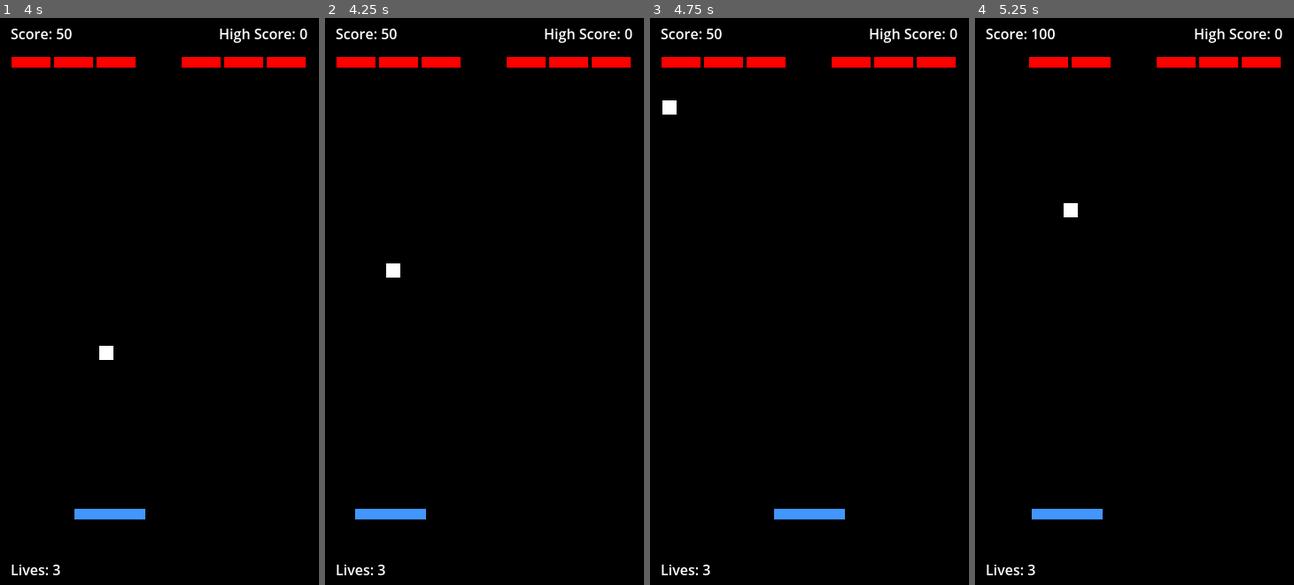
Above: before the commit, frames 1-4 (left to right).
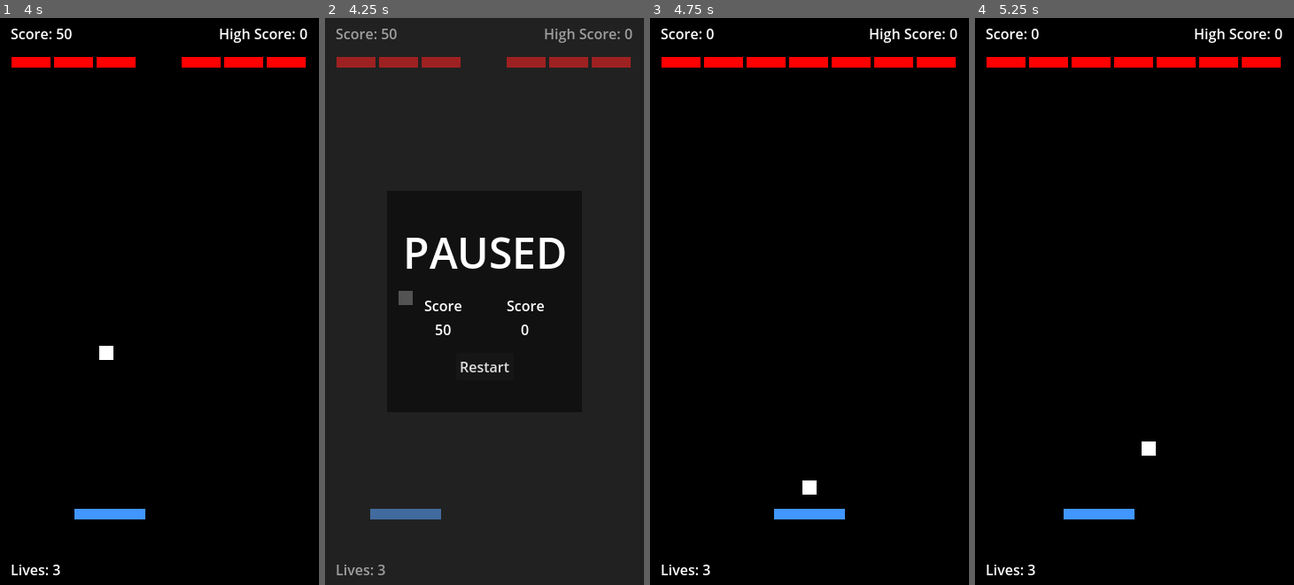
Above: after the commit, the same moments.

Repository: thelastbucuc/20-Games-Challenge-2-Breakout
Game: Godot game, scene res://Scenes/Main/Main.tscn
Same seed, same stepped clock (60 frames per second), same inputs: the game is played once before the commit and once after it.
Inputs (mouse positions are in pixels of both pictures, inside the frame that each line leads up to):
- Up to frame 1 (4 s): tap Enter at 0.5 s; move the mouse to (229, 273) at 0.52 s; hold D (right) 0.53-1.28 s; tap Space (launch) every 0.75 s from 0.6 to 3.6 s; click (229, 273) at 0.67 s; move the mouse to (95, 329) at 1.27 s; hold A (left) 1.28-2.03 s; move the mouse to (191, 176) at 2.02 s; hold D (right) 2.03-3.53 s; move the mouse to (143, 414) at 2.77 s; click (143, 414) at 2.92 s; move the mouse to (255, 386) at 3.52 s; hold A (left) from 3.53 s (still down)
- Up to frame 2 (4.25 s): keep holding A (left); tap Escape (pause) at 4.15 s
- Up to frame 3 (4.75 s): release A (left) at 4.25 s; click (809, 363) at 4.25 s, where only the run after the commit has a clickable "Restart"
- Up to frame 4 (5.25 s): move the mouse to (1038, 216) at 5.02 s; hold A (left) from 5.03 s (still down); tap Space (launch) at 5.1 s

Frame 1 is identical in both runs. In frame 2, 78% of the frame differs, in the area x 0-100%, y 0-100%; in frame 3, 0.5%; in frame 4, 1.1%.

Commit message:
added pause menu

Diff:
--- a/Scenes/GameUi/GameUi.gd
+++ b/Scenes/GameUi/GameUi.gd
@@ -7,10 +7,24 @@
 @onready var score_label: Label = $MC/ScoreLabel
 @onready var high_score_label: Label = $MC/HighScoreLabel
 @onready var lives_label: Label = $MC/LivesLabel
+@onready var menu: Control = $Menu
+@onready var menu_label: Label = $Menu/Bg2/VB/MenuLabel
+@onready var menu_score_label: Label = $Menu/Bg2/VB/HB/ScoreVB/MenuScoreLabel
+@onready var menu_high_score_label: Label = $Menu/Bg2/VB/HB/HighScoreVB/MenuHighScoreLabel
 
 
 var _score: int = 0
 var _lives: int = 3
+
+
+func _unhandled_input(event: InputEvent) -> void:
+	if Input.is_action_just_pressed("pause"):
+		if get_tree().paused == false:
+			menu.show()
+			get_tree().paused = true
+		else:
+			menu.hide()
+			get_tree().paused = false
 
 
 func _enter_tree() -> void:
@@ -20,8 +34,9 @@
 
 # Called when the node enters the scene tree for the first time.
 func _ready() -> void:
+	get_tree().paused = false
 	high_score_label.text = "High Score: " + str(ScoreManager.high_score)
-
+	menu_high_score_label.text = str(ScoreManager.high_score)
 
 
 func generate_ball() -> void:
@@ -39,3 +54,8 @@
 func on_point_scored(amount: int) -> void:
 	_score += amount
 	score_label.text = "Score: " + str(_score)
+	menu_score_label.text = str(_score)
+
+
+func _on_restart_button_pressed() -> void:
+	get_tree().reload_current_scene()
--- a/Scenes/GameUi/GameUi.tscn
+++ b/Scenes/GameUi/GameUi.tscn
@@ -3,6 +3,7 @@
 [ext_resource type="Script" uid="uid://cfw8q3sasegxj" path="res://Scenes/GameUi/GameUi.gd" id="1_mb7aw"]
 
 [node name="GameUi" type="Control"]
+process_mode = 3
 layout_mode = 3
 anchors_preset = 15
 anchor_right = 1.0
@@ -46,3 +47,112 @@
 text = "Lives: 3"
 horizontal_alignment = 1
 vertical_alignment = 1
+
+[node name="Menu" type="Control" parent="."]
+visible = false
+layout_mode = 1
+anchors_preset = 15
+anchor_right = 1.0
+anchor_bottom = 1.0
+grow_horizontal = 2
+grow_vertical = 2
+
+[node name="Bg" type="ColorRect" parent="Menu"]
+layout_mode = 1
+anchors_preset = 15
+anchor_right = 1.0
+anchor_bottom = 1.0
+grow_horizontal = 2
+grow_vertical = 2
+color = Color(0.25490198, 0.25490198, 0.25490198, 0.50980395)
+
+[node name="Bg2" type="ColorRect" parent="Menu"]
+custom_minimum_size = Vector2(220, 250)
+layout_mode = 1
+anchors_preset = 8
+anchor_left = 0.5
+anchor_top = 0.5
+anchor_right = 0.5
+anchor_bottom = 0.5
+offset_left = -110.0
+offset_top = -125.0
+offset_right = 110.0
+offset_bottom = 125.0
+grow_horizontal = 2
+grow_vertical = 2
+color = Color(0, 0, 0, 0.4745098)
+
+[node name="VB" type="VBoxContainer" parent="Menu/Bg2"]
+layout_mode = 1
+anchors_preset = 8
+anchor_left = 0.5
+anchor_top = 0.5
+anchor_right = 0.5
+anchor_bottom = 0.5
+offset_left = -92.5
+offset_top = -89.0
+offset_right = 92.5
+offset_bottom = 89.0
+grow_horizontal = 2
+grow_vertical = 2
+theme_override_constants/separation = 15
+
+[node name="MenuLabel" type="Label" parent="Menu/Bg2/VB"]
+layout_mode = 2
+size_flags_horizontal = 4
+theme_override_font_sizes/font_size = 48
+text = "PAUSED"
+horizontal_alignment = 1
+vertical_alignment = 1
+
+[node name="HB" type="HBoxContainer" parent="Menu/Bg2/VB"]
+layout_mode = 2
+size_flags_horizontal = 4
+size_flags_vertical = 4
+theme_override_constants/separation = 50
+
+[node name="ScoreVB" type="VBoxContainer" parent="Menu/Bg2/VB/HB"]
+layout_mode = 2
+size_flags_horizontal = 4
+size_flags_vertical = 4
+
+[node name="Label" type="Label" parent="Menu/Bg2/VB/HB/ScoreVB"]
+layout_mode = 2
+size_flags_horizontal = 4
+text = "Score"
+horizontal_alignment = 1
+vertical_alignment = 1
+
+[node name="MenuScoreLabel" type="Label" parent="Menu/Bg2/VB/HB/ScoreVB"]
+layout_mode = 2
+size_flags_horizontal = 4
+text = "0000"
+horizontal_alignment = 1
+vertical_alignment = 1
+
+[node name="HighScoreVB" type="VBoxContainer" parent="Menu/Bg2/VB/HB"]
+layout_mode = 2
+size_flags_horizontal = 4
+size_flags_vertical = 4
+
+[node name="Label" type="Label" parent="Menu/Bg2/VB/HB/HighScoreVB"]
+layout_mode = 2
+size_flags_horizontal = 4
+text = "Score"
+horizontal_alignment = 1
+vertical_alignment = 1
+
+[node name="MenuHighScoreLabel" type="Label" parent="Menu/Bg2/VB/HB/HighScoreVB"]
+layout_mode = 2
+size_flags_horizontal = 4
+text = "0000"
+horizontal_alignment = 1
+vertical_alignment = 1
+
+[node name="RestartButton" type="Button" parent="Menu/Bg2/VB"]
+layout_mode = 2
+size_flags_horizontal = 4
+size_flags_vertical = 4
+text = "Restart"
+
+[connection signal="pressed" from="Menu/Bg2/VB/RestartButton" to="." method="_on_restart_button_pressed"]
